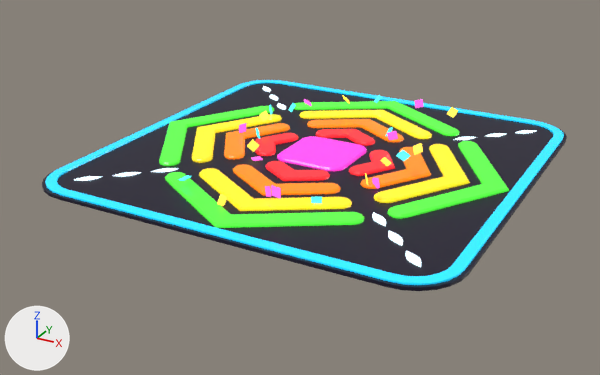
The Blender file tools/blender/boost_panel.blend: old version first, new version second.
Both versions are drawn from a 50 mm camera at (6.95, -13.54, 6.01) aimed at (-0.21, -0.52, -0.5). Lighting does not change. The marker at lower left points along +X, +Y and +Z. The picture after the commit comes second.

Objects in the first picture: 'Base', 'Spark0', 'Spark1', 'Spark2', 'Wave0', 'Wave1', 'Wave2', 'Wave3', 'Wave4', 'Wave5', 'Wind0', 'Wind1', 'Wind2'.
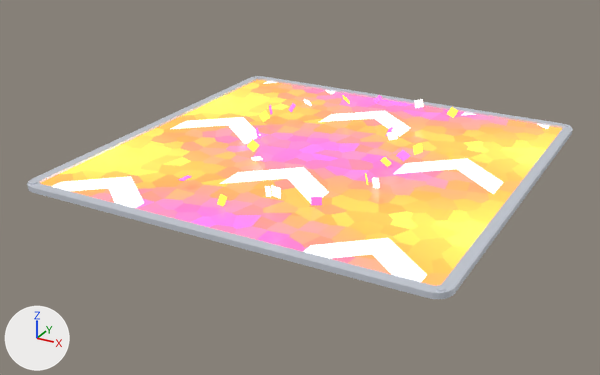
The edits, one by one:
Picture 'boost_panel_tile' (img_boost_panel_tile) is new.
Material 'Spark1' (mat_spark1) changes colour from cyan #4cf2ff to pink #ff66c7; in linear values from (0.0732, 0.89, 1.0) to (1.0, 0.133, 0.57).
In material 'Spark1' (mat_spark1), emission_color goes from (0.0732, 0.89, 1.0) (cyan #4cf2ff) to (1.0, 0.133, 0.57) (pink #ff66c7).
Material 'Spark2' (mat_spark2) changes colour from pink #ff5cdb to white #ffffff; in linear values from (1.0, 0.107, 0.711) to (1.0, 1.0, 1.0).
In material 'Spark2' (mat_spark2), emission_color is no longer (1.0, 0.107, 0.711), pink #ff5cdb.
Material 'PadPlate' (mat_padplate) is new.
Uses the picture img_boost_panel_tile.
Material 'PadFrame' (mat_padframe) is new.
Its base color is (0.604, 0.638, 0.711) (light grey #ccd1db).
Its metallic is 0.2.
Its roughness is 0.35.
Its emission color is (0.604, 0.638, 0.711) (light grey #ccd1db).
Its emission strength is 0.05.
Mesh me_plate is new.
It has 4 vertices, 1 face and spans x -3.84..3.84, y -3.84..3.84, z 0.06.
It uses material mat_padplate.
Mesh me_frame is new.
It has 208 vertices, 168 faces and spans x -4.0..4.0, y -4.0..4.0, z 0.0..0.12.
It uses material mat_padframe (light grey #ccd1db).
Object 'Base' (ob_base) is deleted.
Object 'Wave0' (ob_wave0) is deleted.
Object 'Wave1' (ob_wave1) is deleted.
Object 'Wave2' (ob_wave2) is deleted.
Object 'Wave3' (ob_wave3) is deleted.
Object 'Wave4' (ob_wave4) is deleted.
Object 'Wave5' (ob_wave5) is deleted.
Object 'Wind0' (ob_wind0) is deleted.
Object 'Wind1' (ob_wind1) is deleted.
Object 'Wind2' (ob_wind2) is deleted.
Object 'Plate' (ob_plate) is new; it shows me_plate.
Its parent is ob_dashpad.
Its location is (0.0, 0.0, 0.0).
Object 'Frame' (ob_frame) is new; it shows me_frame.
Its parent is ob_dashpad.
Its location is (0.0, 0.0, 0.0).

Changed parts and their boxes (x1, y1, x2, y2) in the pictures (600 x 375 px):
'Plate', added: after (40, 80, 562, 286)
'Base', deleted (black): before (42, 83, 567, 291)
'Frame', added: after (27, 76, 573, 299)
'Wave4', deleted (green): before (159, 101, 509, 228)
'Wave5', deleted: before (45, 80, 564, 285)
'Wave3', deleted (yellow): before (192, 110, 470, 211)
'Wave2', deleted (orange): before (224, 119, 431, 196)
'Wave1', deleted (red): before (255, 129, 395, 181)
'Wave0', deleted (pink): before (277, 136, 367, 171)
'Spark2', recoloured: (239, 99, 424, 198) in both
'Spark1', recoloured: (179, 95, 410, 203) in both
'Wind2', deleted: before (74, 86, 537, 267)
'Wind1', deleted: before (113, 94, 506, 246)
'Wind0', deleted: before (151, 103, 476, 226)
